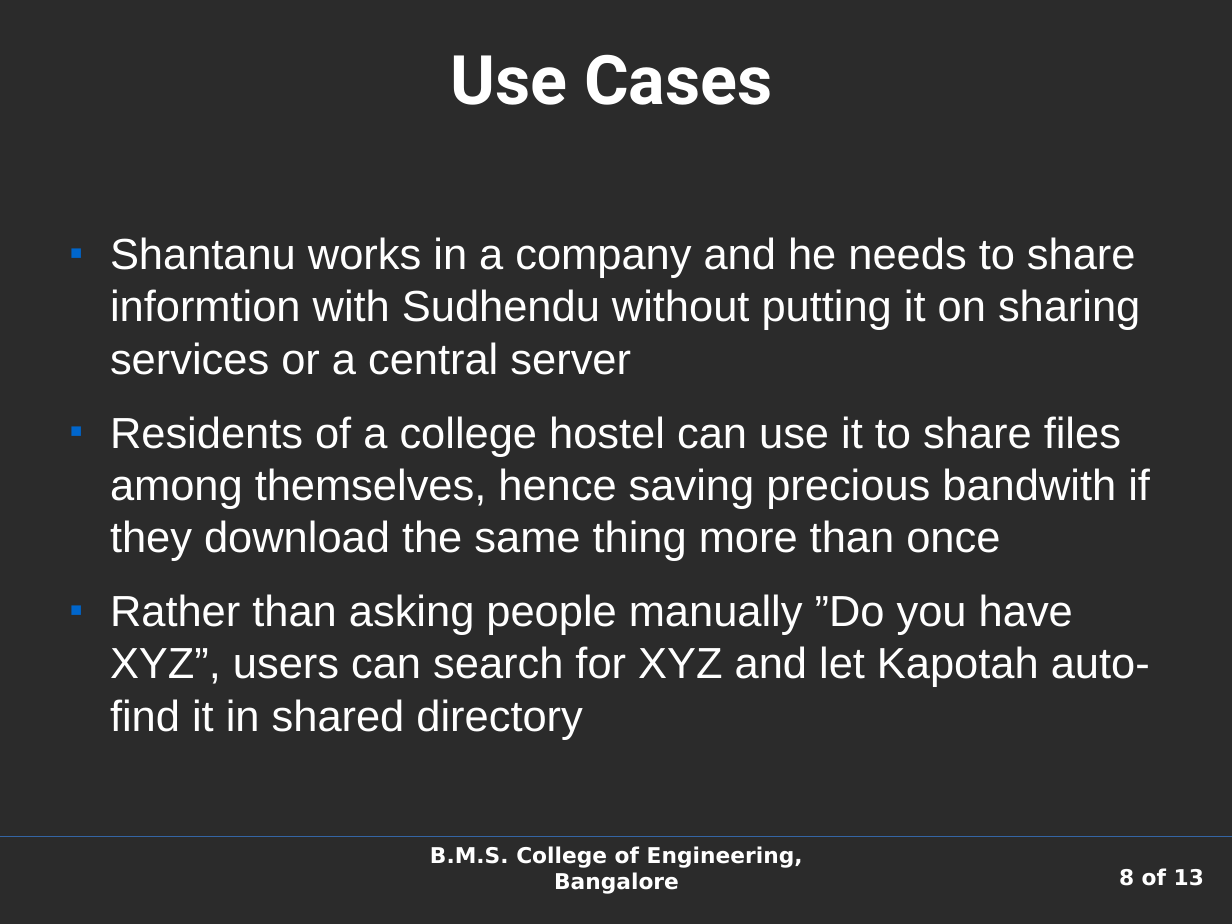
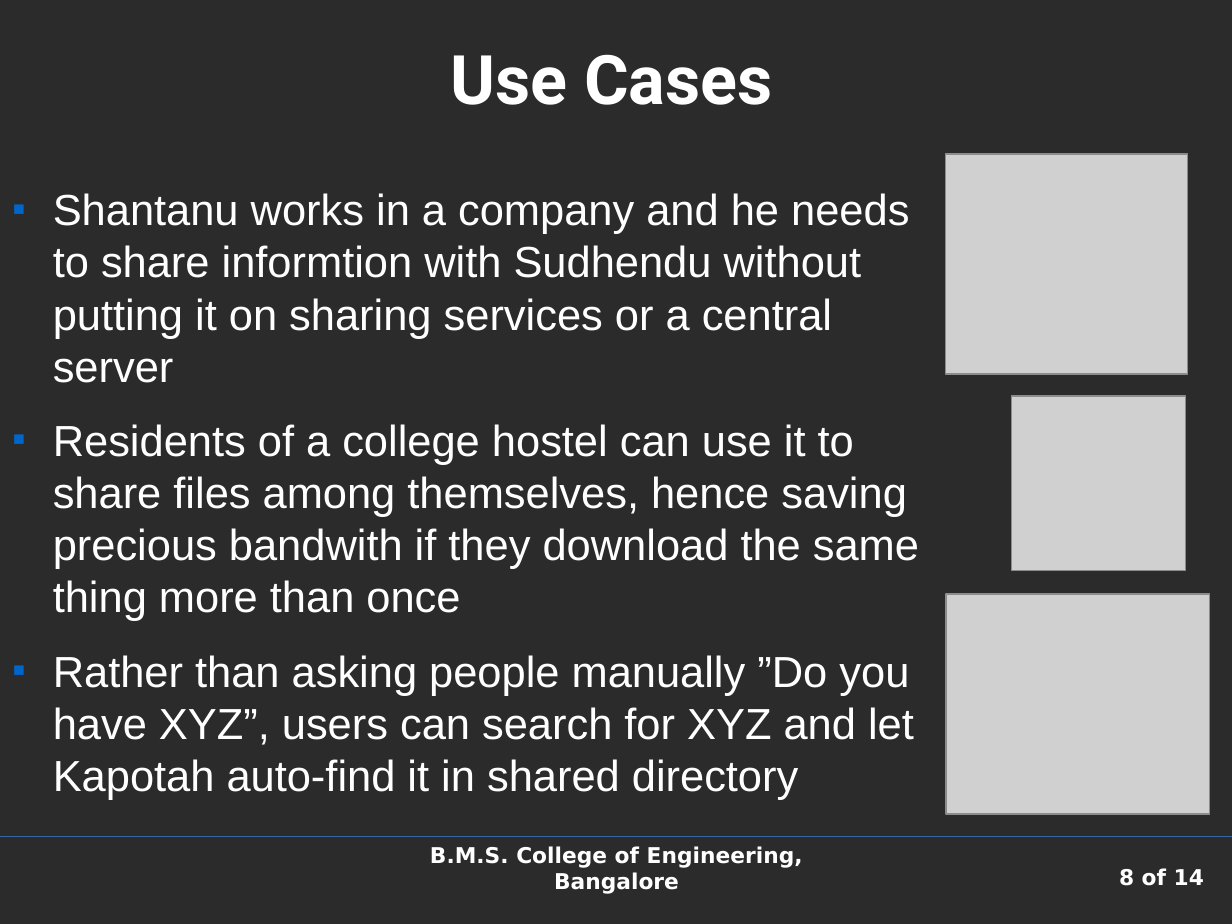
Before and after one commit to shaan7/Kapotah, a slide deck: slide 8 of docs/presentation.odp. Drawn at 1232x924 pixels with LibreOffice and Linux fonts; fonts in the diff are those of the drawing; grey boxes stand for pictures; background and template pictures are left out; a plain dark background stands for a picture behind light text. Boxes give left, top, right and bottom in pixels: in the first picture for what was removed or moved away, otherwise in the second. Text is boxed around its words. In the diff, an @@ line names an element or a change of style, - is before the commit and + after.

```diff
--- a/docs/presentation.odp
+++ b/docs/presentation.odp
@@ picture added at box(946, 154, 1188, 375) @@
@@ text "Shantanu works in a company ..." rewrapped from box(110, 237, 1150, 740) to box(53, 193, 919, 800) @@
@@ picture added at box(1013, 396, 1186, 570) @@
@@ picture added at box(946, 594, 1210, 814) @@
@@ page number at box(1119, 868, 1204, 886): text changed @@
-8 of 13
+8 of 14
```
Also in this commit, not shown: 5 other slides changed, 2 slides added, 1 slide removed, 3 other files.
